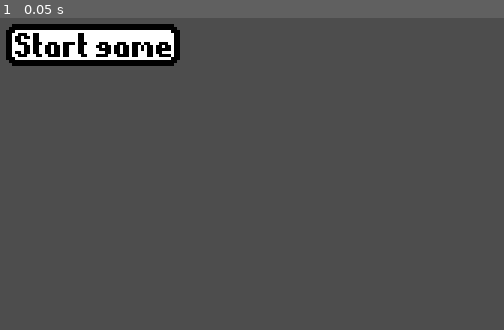
Above: before the commit, frame 1.
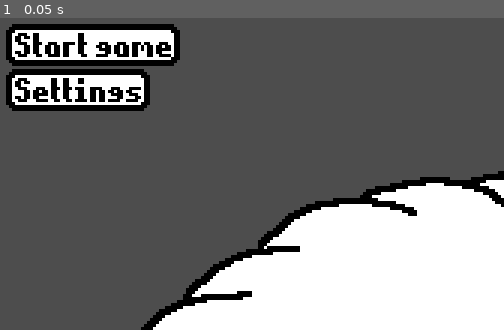
Above: after the commit, the same moment.

Repository: tat2feuille/sticks-adventure
Game: Godot game, scene res://main_menu.tscn
The game is run twice, just before and just after one commit, with the same random seed, the same clock (stepped at 60 frames per second) and the same inputs.
Inputs:
- Up to frame 1 (0.05 s): no input

The runs differ from the first frame. In frame 1, 29% of the frame differs, in the area x 1-100%, y 16-100%.

Commit message:
started menu

Diff:
--- a/main_menu.tscn
+++ b/main_menu.tscn
@@ -1,6 +1,8 @@
-[gd_scene load_steps=3 format=3 uid="uid://b5376to8c3sd0"]
+[gd_scene load_steps=5 format=3 uid="uid://b5376to8c3sd0"]
 
-[ext_resource type="Texture2D" uid="uid://b1r17m5150fut" path="res://assets/ui/StartGameButton.png" id="1_06t4h"]
+[ext_resource type="Texture2D" uid="uid://b1r17m5150fut" path="res://assets/ui/menu/StartGameButton.png" id="1_06t4h"]
+[ext_resource type="Texture2D" uid="uid://cuviimm8uyado" path="res://assets/ui/menu/cloudSE.png" id="1_fu7sn"]
+[ext_resource type="Texture2D" uid="uid://krxyq4xnjfwt" path="res://assets/ui/menu/SettingsButton.png" id="3_jix8l"]
 
 [sub_resource type="StyleBoxFlat" id="StyleBoxFlat_06t4h"]
 bg_color = Color(0.6, 0.6, 0.6, 0)
@@ -13,6 +15,14 @@
 anchor_bottom = 1.0
 grow_horizontal = 2
 grow_vertical = 2
+
+[node name="CloudSE" type="TextureRect" parent="."]
+layout_mode = 0
+offset_left = 135.0
+offset_top = 139.0
+offset_right = 256.0
+offset_bottom = 192.0
+texture = ExtResource("1_fu7sn")
 
 [node name="StartGameButton" type="Button" parent="."]
 layout_mode = 0
@@ -32,3 +42,22 @@
 theme_override_styles/normal_mirrored = SubResource("StyleBoxFlat_06t4h")
 theme_override_styles/normal = SubResource("StyleBoxFlat_06t4h")
 icon = ExtResource("1_06t4h")
+
+[node name="SettingsButton" type="Button" parent="."]
+layout_mode = 0
+offset_left = 90.0
+offset_top = 105.0
+offset_right = 138.0
+offset_bottom = 119.0
+theme_override_styles/focus = SubResource("StyleBoxFlat_06t4h")
+theme_override_styles/disabled_mirrored = SubResource("StyleBoxFlat_06t4h")
+theme_override_styles/disabled = SubResource("StyleBoxFlat_06t4h")
+theme_override_styles/hover_pressed_mirrored = SubResource("StyleBoxFlat_06t4h")
+theme_override_styles/hover_pressed = SubResource("StyleBoxFlat_06t4h")
+theme_override_styles/hover_mirrored = SubResource("StyleBoxFlat_06t4h")
+theme_override_styles/hover = SubResource("StyleBoxFlat_06t4h")
+theme_override_styles/pressed_mirrored = SubResource("StyleBoxFlat_06t4h")
+theme_override_styles/pressed = SubResource("StyleBoxFlat_06t4h")
+theme_override_styles/normal_mirrored = SubResource("StyleBoxFlat_06t4h")
+theme_override_styles/normal = SubResource("StyleBoxFlat_06t4h")
+icon = ExtResource("3_jix8l")
--- a/project.godot
+++ b/project.godot
@@ -13,7 +13,7 @@
 config/name="Stick's Adventure"
 run/main_scene="res://main_menu.tscn"
 config/features=PackedStringArray("4.4", "GL Compatibility")
-config/icon="uid://c4265aq4g114x"
+config/icon="uid://rchx3yup0paj"
 
 [display]
 
Binary file added: assets/ui/menu/QuitButton.png
Not shown, added: assets/ui/menu/QuitButton.png.import
Renamed: assets/ui/SettingsButton.png -> assets/ui/menu/SettingsButton.png
Not shown, changed: assets/ui/menu/SettingsButton.png.import
Renamed: assets/ui/StartGameButton.png -> assets/ui/menu/StartGameButton.png
Not shown, added: assets/ui/menu/StartGameButton.png.import
Binary file added: assets/ui/menu/Sun.png
Not shown, changed: assets/ui/menu/Sun.png.import
Binary file added: assets/ui/menu/Title.png
Not shown, added: assets/ui/menu/Title.png.import
Binary file added: assets/ui/menu/Watermark.png
Not shown, added: assets/ui/menu/Watermark.png.import
(and 8 more such lines)
